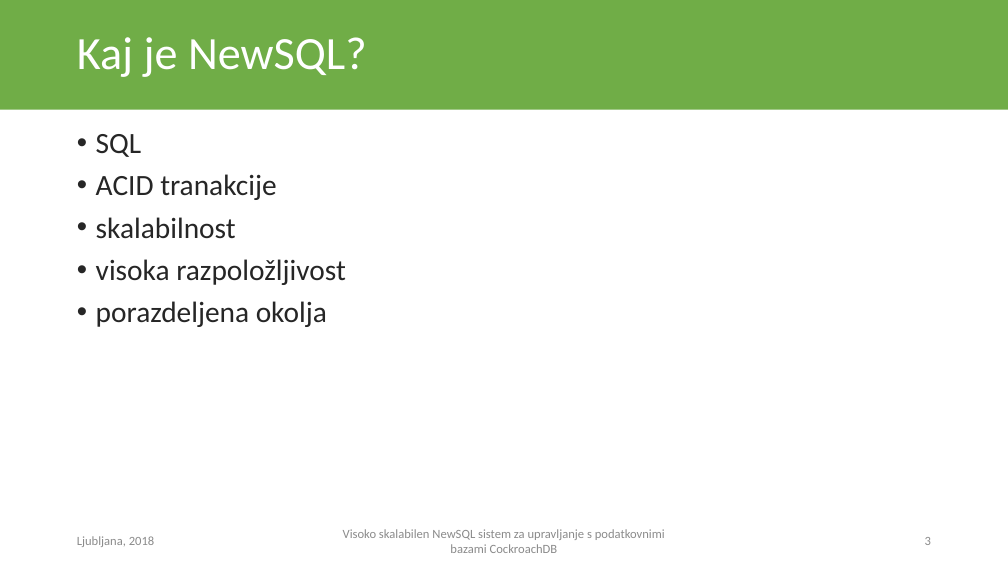
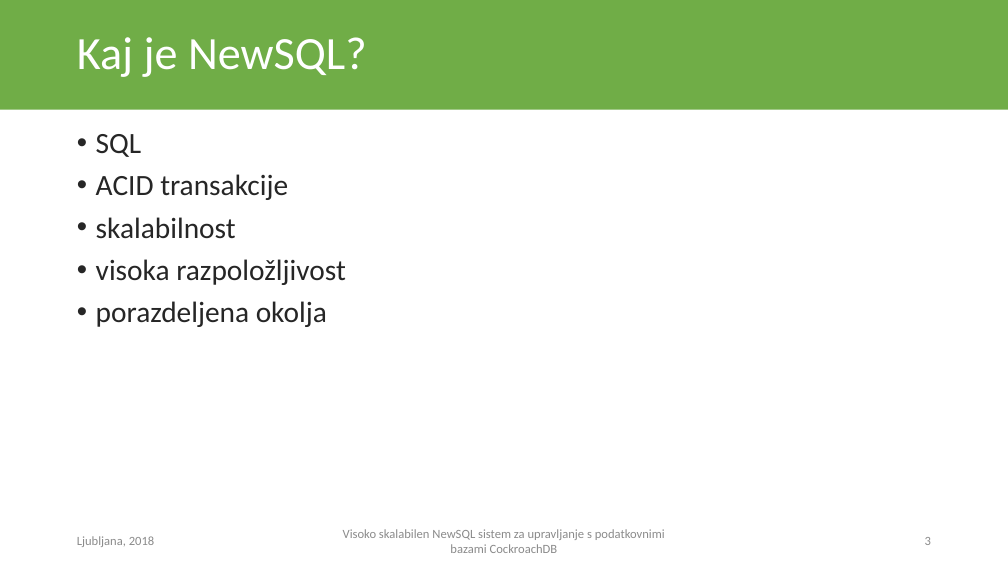
Before and after one commit to arruw/diploma-latex, a slide deck: slide 3 of resources/presentation.pptx. Drawn at 1008x567 pixels with LibreOffice and Linux fonts; fonts in the diff are those of the drawing. Boxes give left, top, right and bottom in pixels: in the first picture for what was removed or moved away, otherwise in the second. Text is boxed around its words. In the diff, an @@ line names an element or a change of style, - is before the commit and + after.

```diff
--- a/resources/presentation.pptx
+++ b/resources/presentation.pptx
@@ text at (96, 174, 288, 200): text changed @@
-• ACID tranakcije
+• ACID transakcije
```
Also in this commit, not shown: 7 other slides changed, 1 slide added, 2 slides removed, 8 other files.
